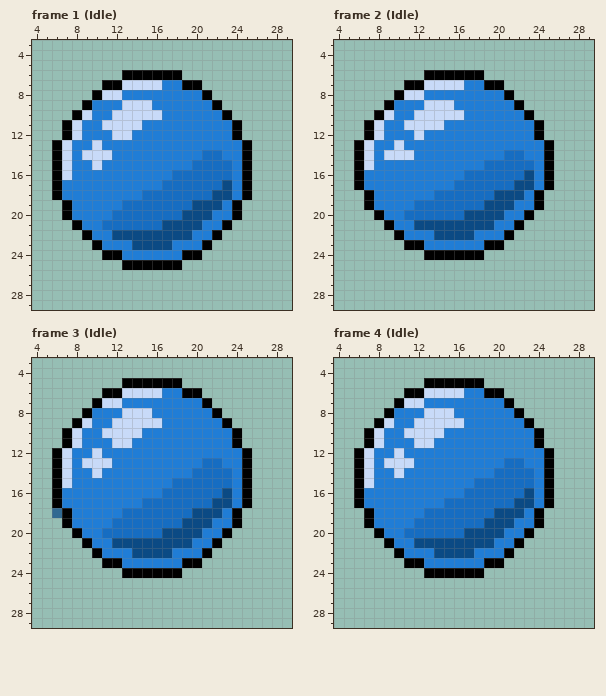
A pixel-art file gets an edit: Assets/Art/Water.aseprite. Above: the version before the commit.
32x32 pixels, 17 frames. Shown: frame 1 (Idle): x 4..29, y 3..29; frame 2 (Idle): x 4..29, y 3..29; frame 3 (Idle): x 4..29, y 3..29; frame 4 (Idle): x 4..29, y 3..29. The commit also changed other frames, which this record leaves out.
After:
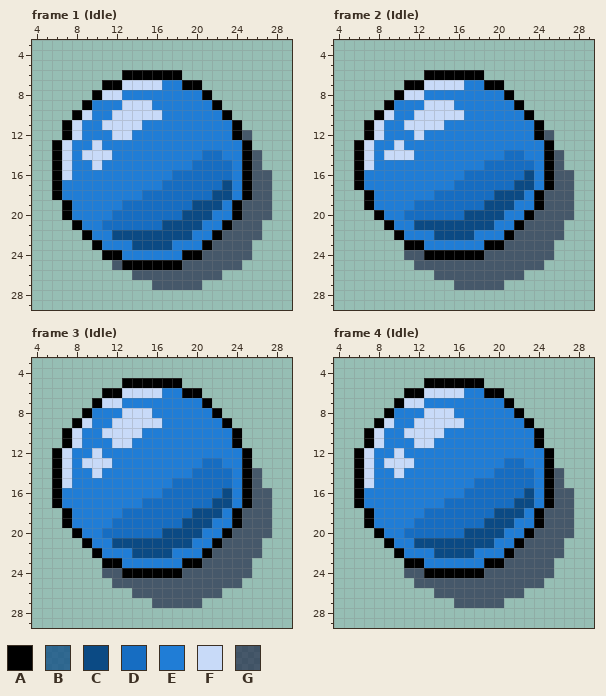
Palette (. is transparent): A #000000  B #0b4a84ba  C #0b4a84  D #166dc2  E #207dd6  F #c8daf8  G #04052e8c
The author wrote: completed sprite for water bubbles
What changed:
layer "Shadow" opacity 73% -> 55%
Frame 1 (Idle), layer "Shadow":
y 12: x 25 . -> G
y 14..15: x 26 . -> G
y 16..18: x 26..27 .. -> GG
y 19..20: x 25..27 ... -> GGG
y 21: x 24..26 ... -> GGG
y 22: x 23..26 .... -> GGGG
y 23: x 22..25 .... -> GGGG
y 24: x 21..25 ..... -> GGGGG
y 25: x 12 . -> G; x 19..24 ...... -> GGGGGG
y 26: x 14..22 ......... -> GGGGGGGGG
y 27: x 16..20 ..... -> GGGGG
Frame 2 (Idle), layer "Shadow":
y 12: x 25 . -> G
y 14..15: x 26 . -> G
y 16..17: x 26..27 .. -> GG
y 18..19: x 25..27 ... -> GGG
y 20: x 24..27 .... -> GGGG
y 21: x 23..26 .... -> GGGG
y 22: x 22..26 ..... -> GGGGG
y 23: x 21..25 ..... -> GGGGG
y 24: x 11..12 .. -> GG; x 19..25 ....... -> GGGGGGG
y 25: x 12..24 ............. -> GGGGGGGGGGGGG
y 26: x 14..22 ......... -> GGGGGGGGG
y 27: x 16..20 ..... -> GGGGG
Frame 3 (Idle), layer "Shadow":
y 14..15: x 26 . -> G
y 16..17: x 26..27 .. -> GG
y 18: x 6 B -> .; x 25..27 ... -> GGG
y 19: x 25..27 ... -> GGG
y 20: x 24..27 .... -> GGGG
y 21: x 23..26 .... -> GGGG
y 22: x 22..26 ..... -> GGGGG
y 23: x 21..25 ..... -> GGGGG
y 24: x 11..12 .. -> GG; x 19..25 ....... -> GGGGGGG
y 25: x 12..24 ............. -> GGGGGGGGGGGGG
y 26: x 14..22 ......... -> GGGGGGGGG
y 27: x 16..20 ..... -> GGGGG
Frame 4 (Idle), layer "Shadow":
y 14..15: x 26 . -> G
y 16..17: x 26..27 .. -> GG
y 18..19: x 25..27 ... -> GGG
y 20: x 24..27 .... -> GGGG
y 21: x 23..26 .... -> GGGG
y 22: x 22..26 ..... -> GGGGG
y 23: x 21..25 ..... -> GGGGG
y 24: x 11..12 .. -> GG; x 19..25 ....... -> GGGGGGG
y 25: x 12..24 ............. -> GGGGGGGGGGGGG
y 26: x 14..22 ......... -> GGGGGGGGG
y 27: x 16..20 ..... -> GGGGG
Boxes around the changes in both pictures, in picture pixels (x1, y1, x2, y2):
added: (112, 130, 272, 290)
added: (404, 130, 574, 290)
added: (102, 468, 272, 608)
erased: (52, 508, 62, 518)
added: (404, 468, 574, 608)
